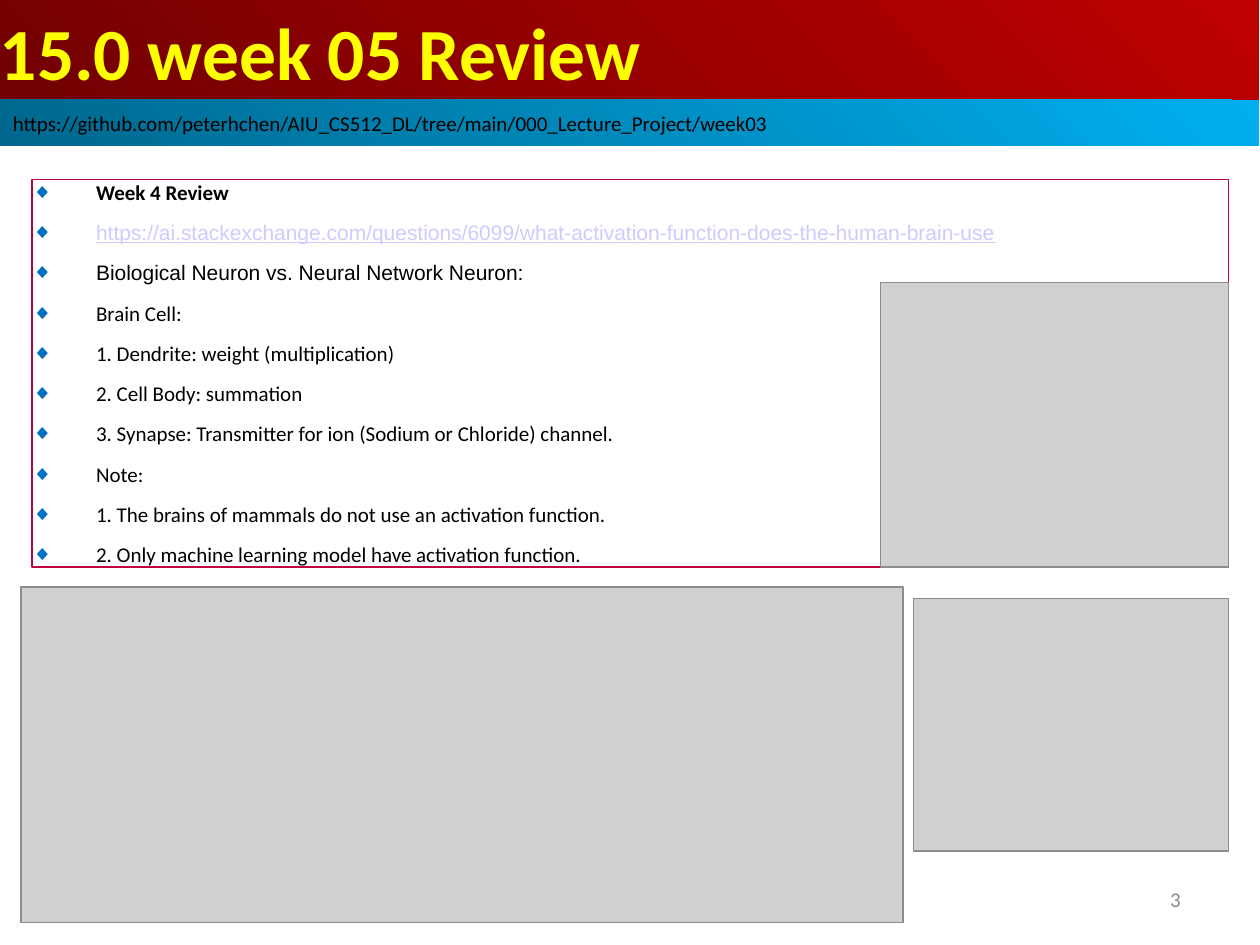
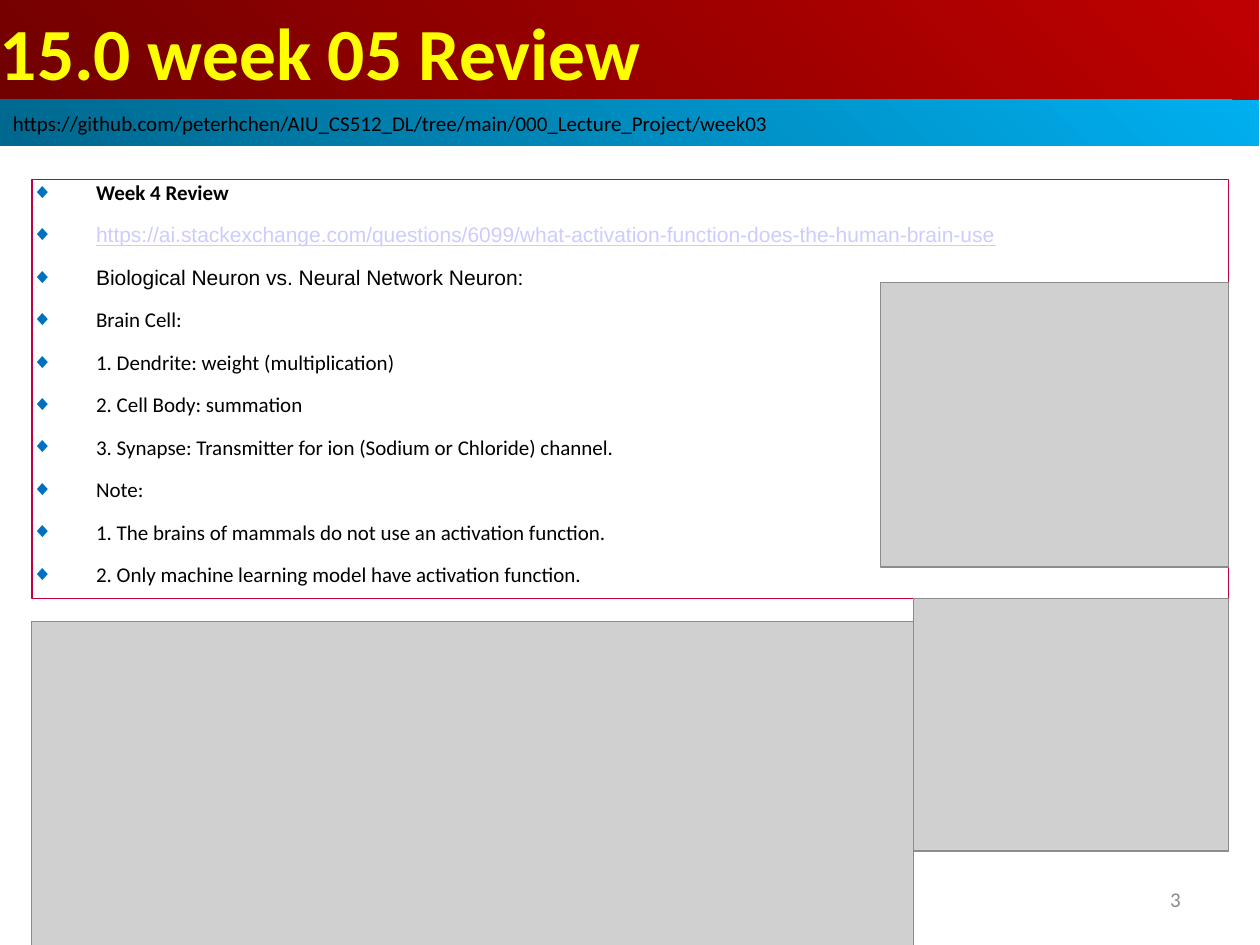
Before and after one commit to peterhchen/AIU_CS512_DL, a slide deck: slide 3 of 000_Lecture_Project/week06/01_Lecture/15.00_w05_review.ppt. Drawn at 1260x945 pixels with LibreOffice and Linux fonts; fonts in the diff are those of the drawing; grey boxes stand for pictures. Boxes give left, top, right and bottom in pixels: in the first picture for what was removed or moved away, otherwise in the second. Text is boxed around its words. In the diff, an @@ line names an element or a change of style, - is before the commit and + after.

```diff
--- a/000_Lecture_Project/week06/01_Lecture/15.00_w05_review.ppt
+++ b/000_Lecture_Project/week06/01_Lecture/15.00_w05_review.ppt
@@ rectangle "Week 4 Review" at (32, 179, 1228, 598): more space between paragraphs @@
@@ rectangle "Week 4 Review": place and size @@
-rectangle "Week 4 Review" at (32, 179, 1228, 567)
+rectangle "Week 4 Review" at (32, 179, 1228, 598)
@@ picture: place and size @@
-picture at (21, 587, 903, 922)
+picture at (32, 621, 914, 945)
@@ page number at (1170, 893, 1181, 907): more space between paragraphs @@
```
Also in this commit, not shown: 14 other slides changed, 1 other file.
